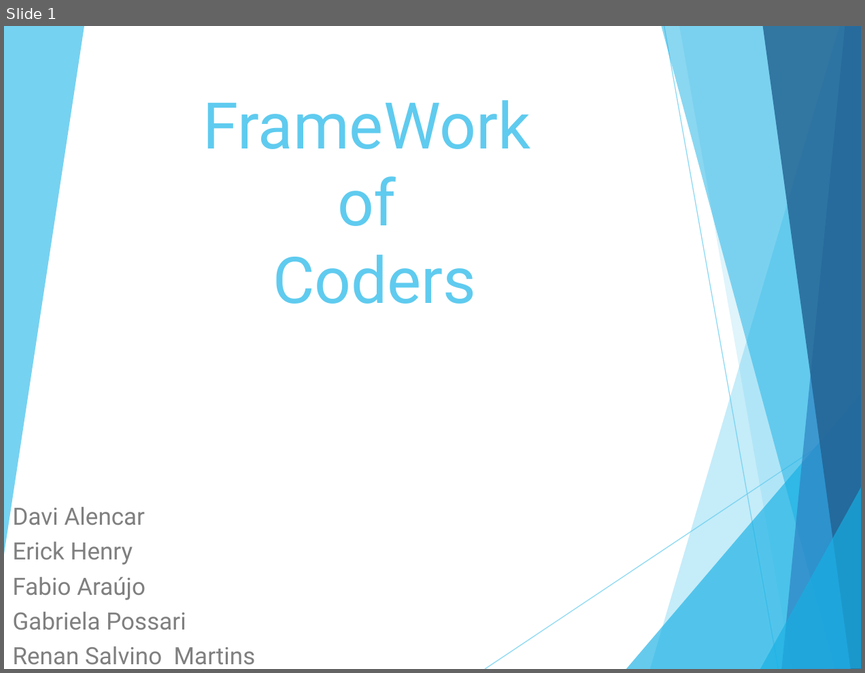
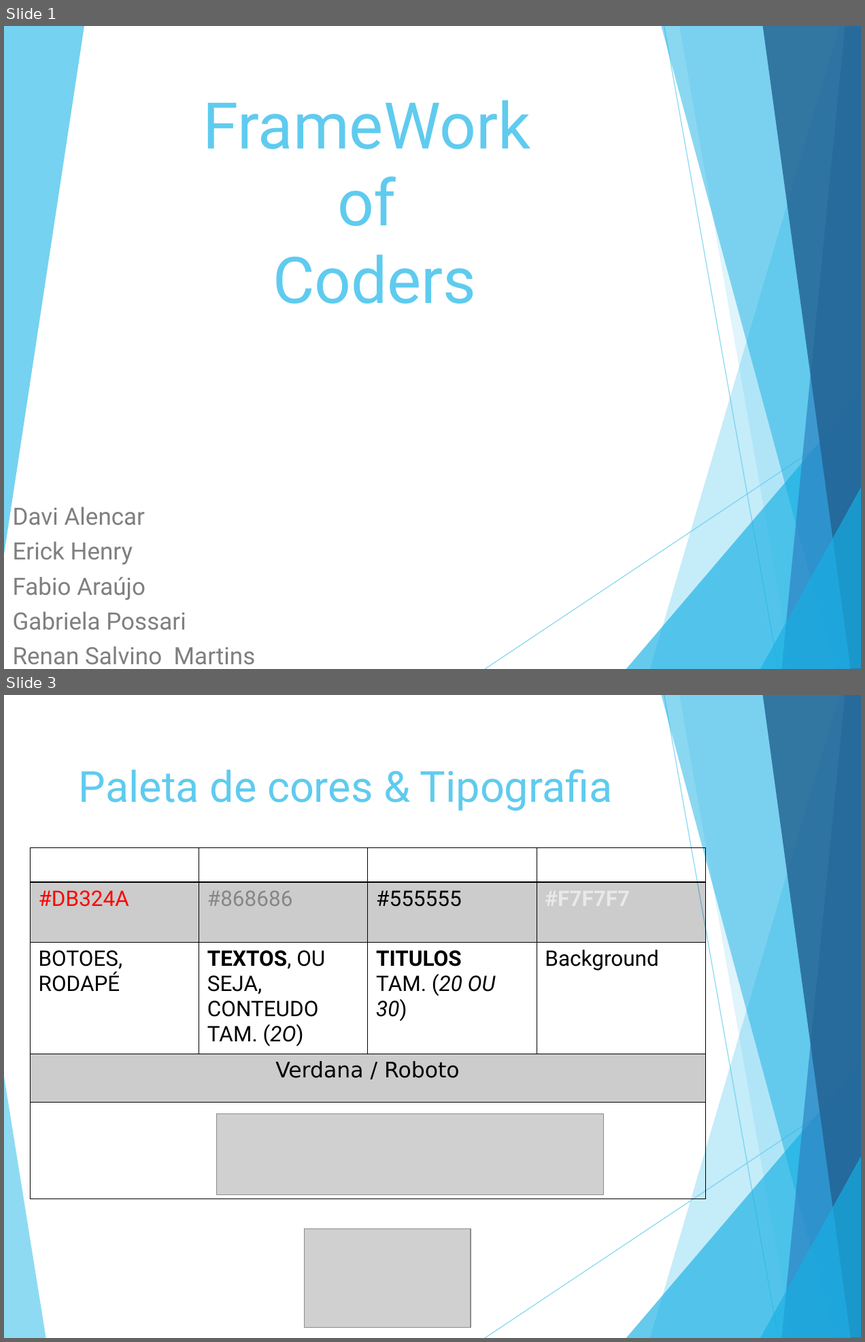
Before and after one commit to renansalvino/GoVagas, a slide deck: DesignGOVagas/FrameWork_of_Coders.ppt. Shown one above the other, each under a label of ours: slide 1 before the commit, slides 1 and 3 after it; the slides between them are not shown. The pictures are 865x673 and 865x1342 pixels, drawn with LibreOffice and Linux fonts; fonts in the diff are those of the drawing; grey boxes stand for pictures. Boxes give left, top, right and bottom in pixels: in the first picture for what was removed or moved away, otherwise in the second. Text is boxed around its words. In the diff, an @@ line names an element or a change of style, - is before the commit and + after.

Commit message:
Paleta de cores & Tipografia

```diff
--- a/DesignGOVagas/FrameWork_of_Coders.ppt
+++ b/DesignGOVagas/FrameWork_of_Coders.ppt
@@ slide 3 added at bbox=[4, 695, 861, 1338], background #FFFFFF; not listed: 9 template elements that a slide beside it also shows @@
@@ title added at bbox=[79, 769, 613, 811], 36 pt, text #5FCBEF @@
+Paleta de cores & Tipografia
@@ table added at bbox=[30, 847, 705, 1199], 5 rows, 4 columns @@
+ |  |  | 
+#DB324A | #868686 | #555555 | #F7F7F7
+BOTOES, RODAPÉ | TEXTOS, OU SEJA, CONTEUDO / TAM. (2O) | TITULOS / TAM. (20 OU 30) | Background
+Verdana / Roboto |  |  | 
+ |  |  | 
@@ freeform shape added at bbox=[4, 1071, 46, 1338], fill #5FCBEF at 70% opacity @@
@@ picture added at bbox=[216, 1114, 603, 1195] @@
@@ picture added at bbox=[304, 1228, 470, 1327] @@
```
Also in this commit, not shown: 1 slide changed, 1 other slide added, 1 slide removed, 1 other file.
